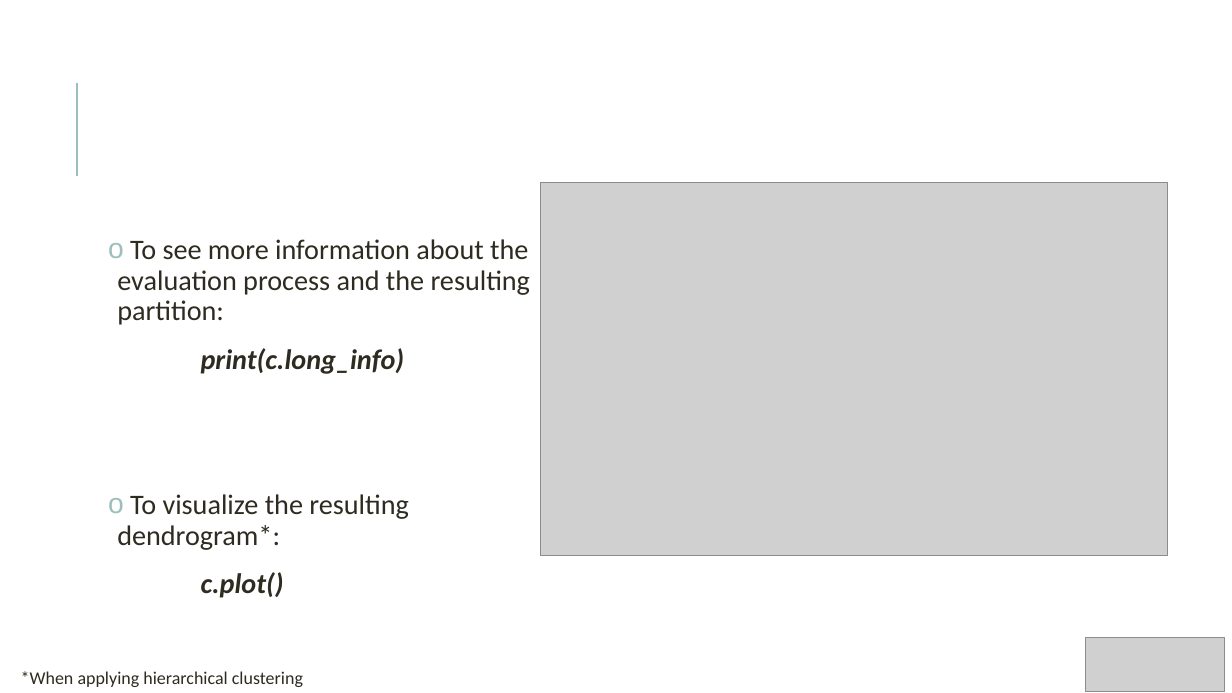
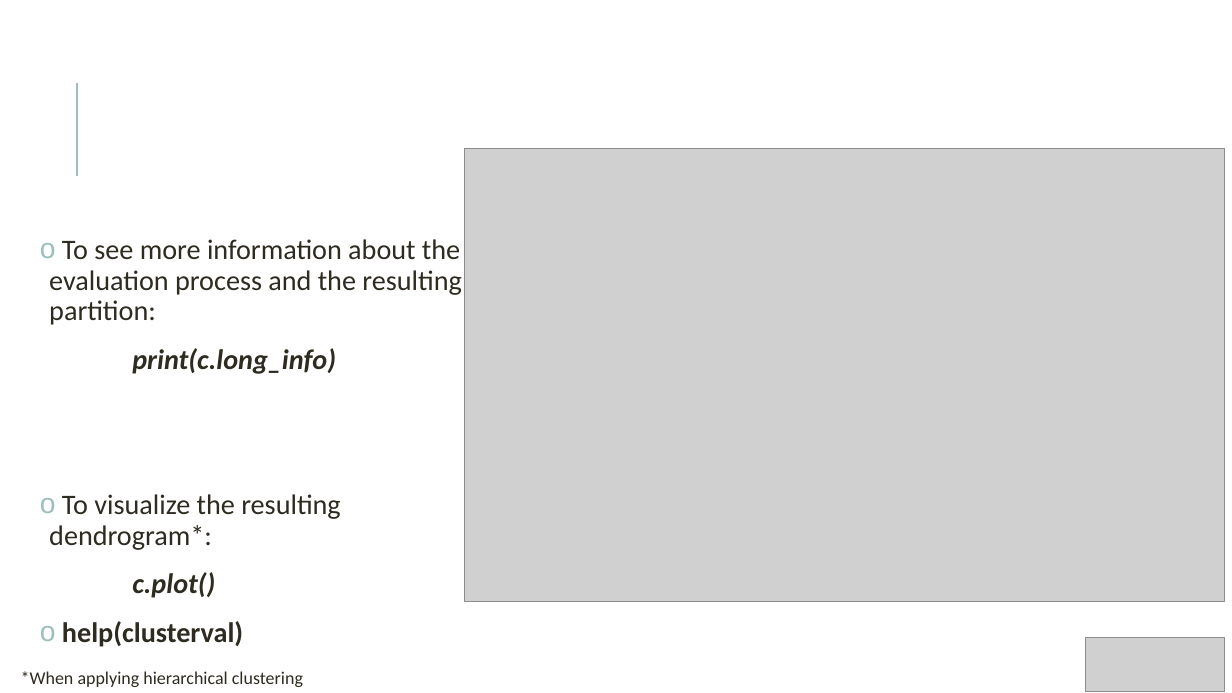
Before and after one commit to Nuno09/MscThesis, a slide deck: slide 27 of Dissertacao/apresentação_tese.pptx. Drawn at 1232x693 pixels with LibreOffice and Linux fonts; fonts in the diff are those of the drawing; grey boxes stand for pictures. Boxes give left, top, right and bottom in pixels: in the first picture for what was removed or moved away, otherwise in the second. Text is boxed around its words. In the diff, an @@ line names an element or a change of style, - is before the commit and + after.

```diff
--- a/Dissertacao/apresentação_tese.pptx
+++ b/Dissertacao/apresentação_tese.pptx
@@ picture: place and size @@
-picture at <box>541,182,1168,555</box>
+picture at <box>464,149,1226,602</box>
@@ text "To see more information about ...": place and size @@
-text "To see more information about ..." at <box>117,239,530,598</box>
+text "To see more information about ..." at <box>49,239,461,647</box>
@@ text at <box>62,621,243,647</box>: paragraph added @@
+o help(clusterval)
```
Also in this commit, not shown: 6 other slides changed.
